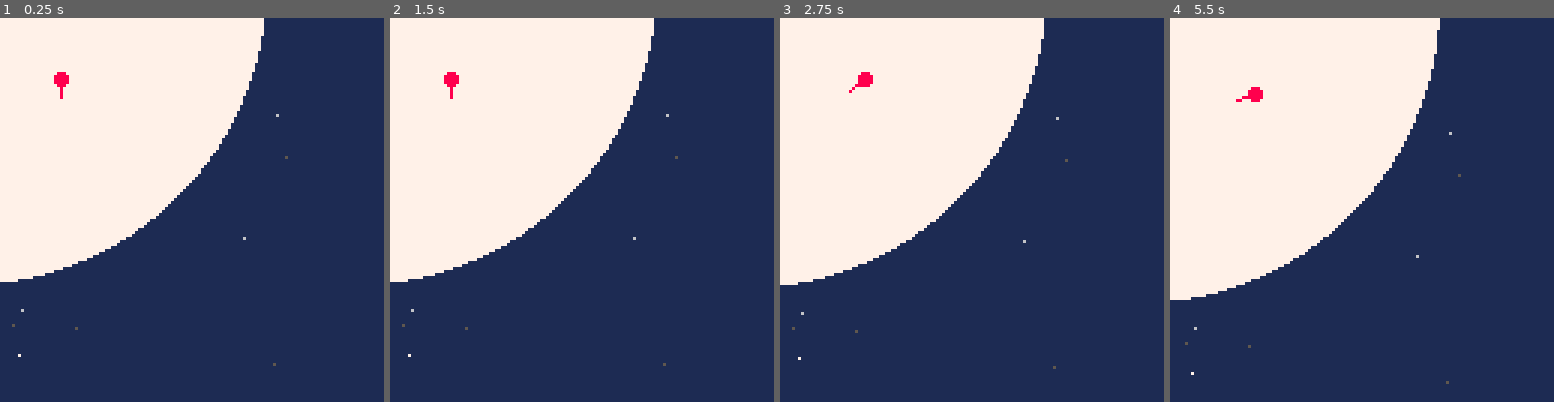
Above: before the commit, frames 1-4 (left to right).
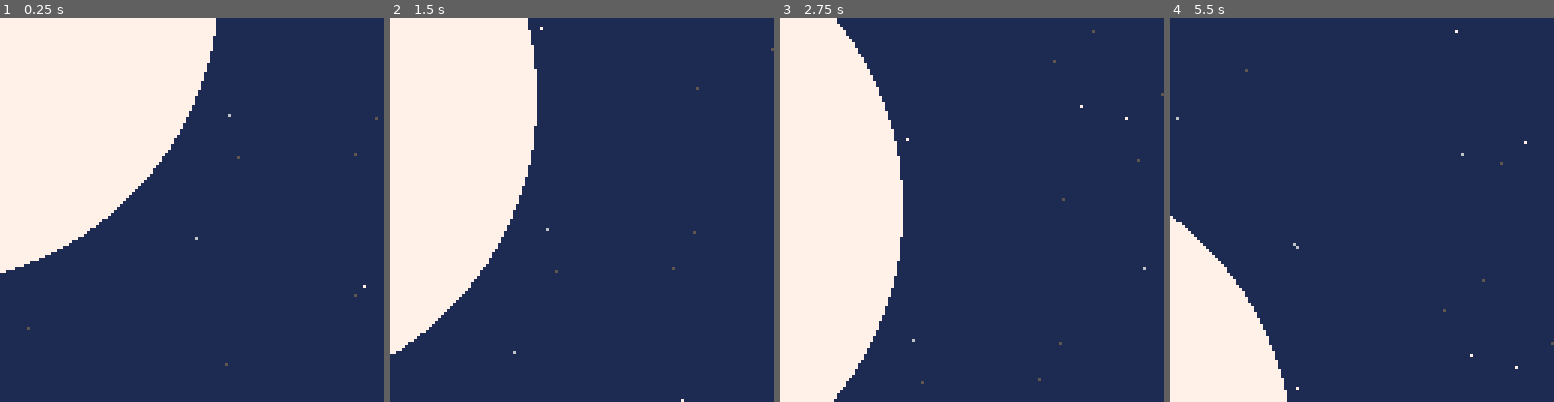
Above: after the commit, the same moments.

Repository: nucleartide/ludum-dare-39
Game: PICO-8 cartridge game.p8
Same seed, same stepped clock (60 frames per second), same inputs: the game is played once before the commit and once after it.
Inputs:
- Up to frame 1 (0.25 s): no input
- Up to frame 2 (1.5 s): tap O (Z key) at 0.7 s
- Up to frame 3 (2.75 s): hold Right 1.6-2.1 s; tap O (Z key) at 1.7, 2.1, 2.5 s; hold Up 2.15-2.42 s; hold Right from 2.47 s (still down)
- Up to frame 4 (5.5 s): tap O (Z key) every 0.4 s from 2.9 to 5.3 s; release Right at 3.03 s; hold Left 3.08-3.58 s; hold Down 3.63-3.97 s; hold Right 4.02-4.68 s; hold Up 4.73-5.03 s; hold Left from 5.08 s (still down)

The runs differ from the first frame. In frame 1, 8.7% of the frame differs, in the area x 0-99%, y 0-91%; in frame 2, 15%; in frame 3, 26%; in frame 4, 44%, in the area x 0-100%, y 0-100%.

Commit message:
place ship on earth

Diff:
--- a/game.p8
+++ b/game.p8
@@ -70,8 +70,10 @@
 --
 
 player = {
-  x = 32, -- TODO: start on a non-sun planet
-  y = 32,
+  -- initially stationed on earth
+  x = 200 - 40,
+  y = -200,
+
   a = 0,
   sp = 1,
   sp_w = 4,
